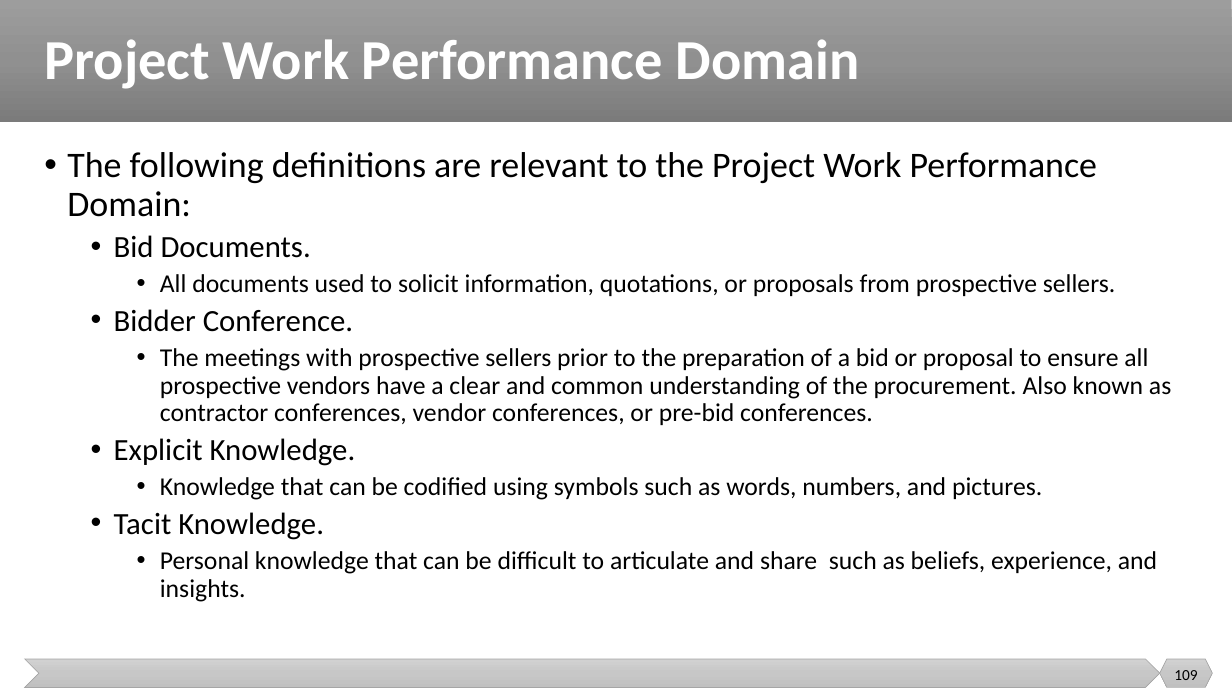
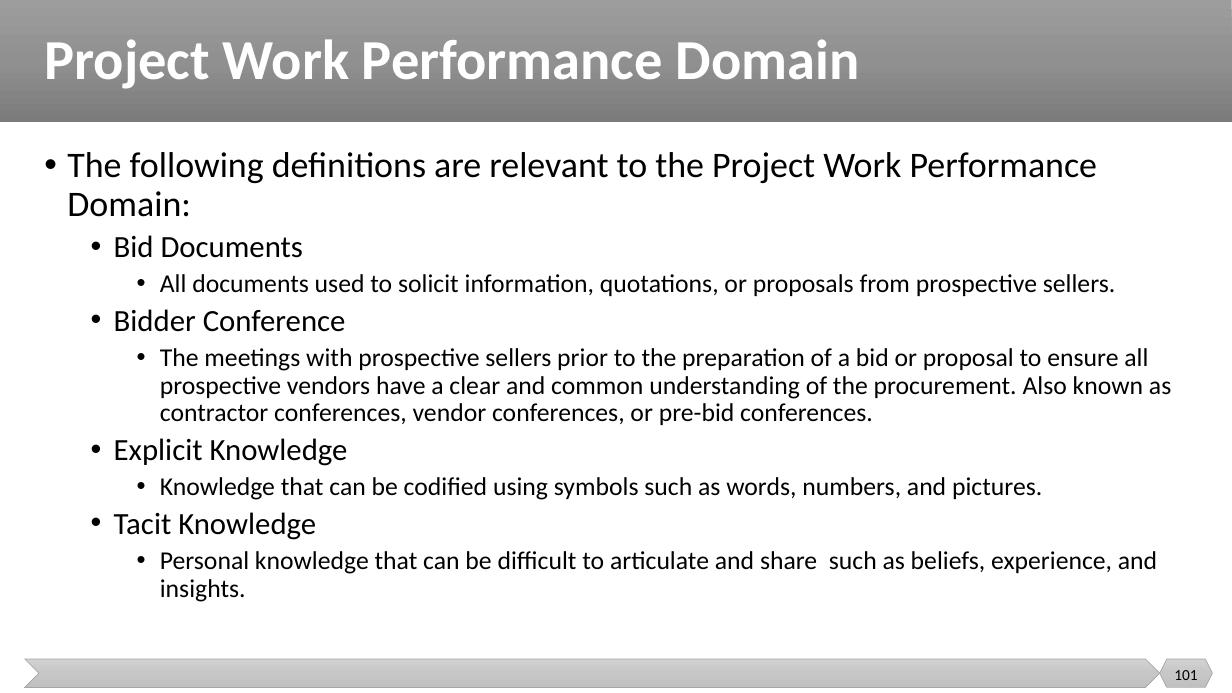
Before and after one commit to malenezi/malenezi, a slide deck: slide 101 of SE423/Lectures/1-Introduction/Project Performance Domains.pptx (slide 109 before the commit). Drawn at 1232x693 pixels with LibreOffice and Linux fonts; fonts in the diff are those of the drawing. Boxes give left, top, right and bottom in pixels: in the first picture for what was removed or moved away, otherwise in the second. Text is boxed around its words. In the diff, an @@ line names an element or a change of style, - is before the commit and + after.

```diff
--- a/SE423/Lectures/1-Introduction/Project Performance Domains.pptx
+++ b/SE423/Lectures/1-Introduction/Project Performance Domains.pptx
@@ text at [114, 235, 303, 258]: text changed @@
-  • Bid Documents.
+  • Bid Documents
@@ text at [114, 309, 346, 332]: text changed @@
-  • Bidder Conference.
+  • Bidder Conference
@@ text at [114, 438, 348, 466]: text changed @@
-  • Explicit Knowledge.
+  • Explicit Knowledge
@@ text at [114, 512, 316, 540]: text changed @@
-  • Tacit Knowledge.
+  • Tacit Knowledge
@@ page number at [1174, 670, 1197, 680]: text changed @@
-109
+101
```
Also in this commit, not shown: 9 other slides changed, 9 slides removed, 1 other file.
